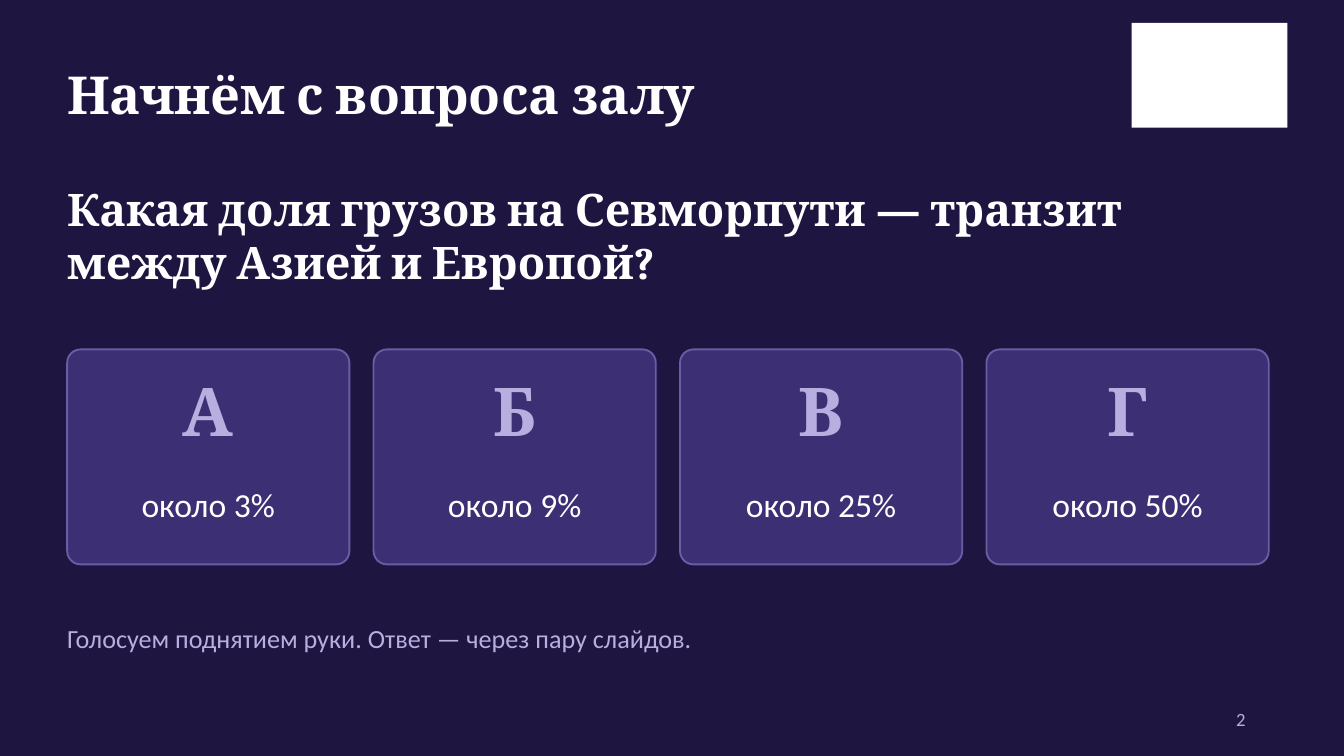
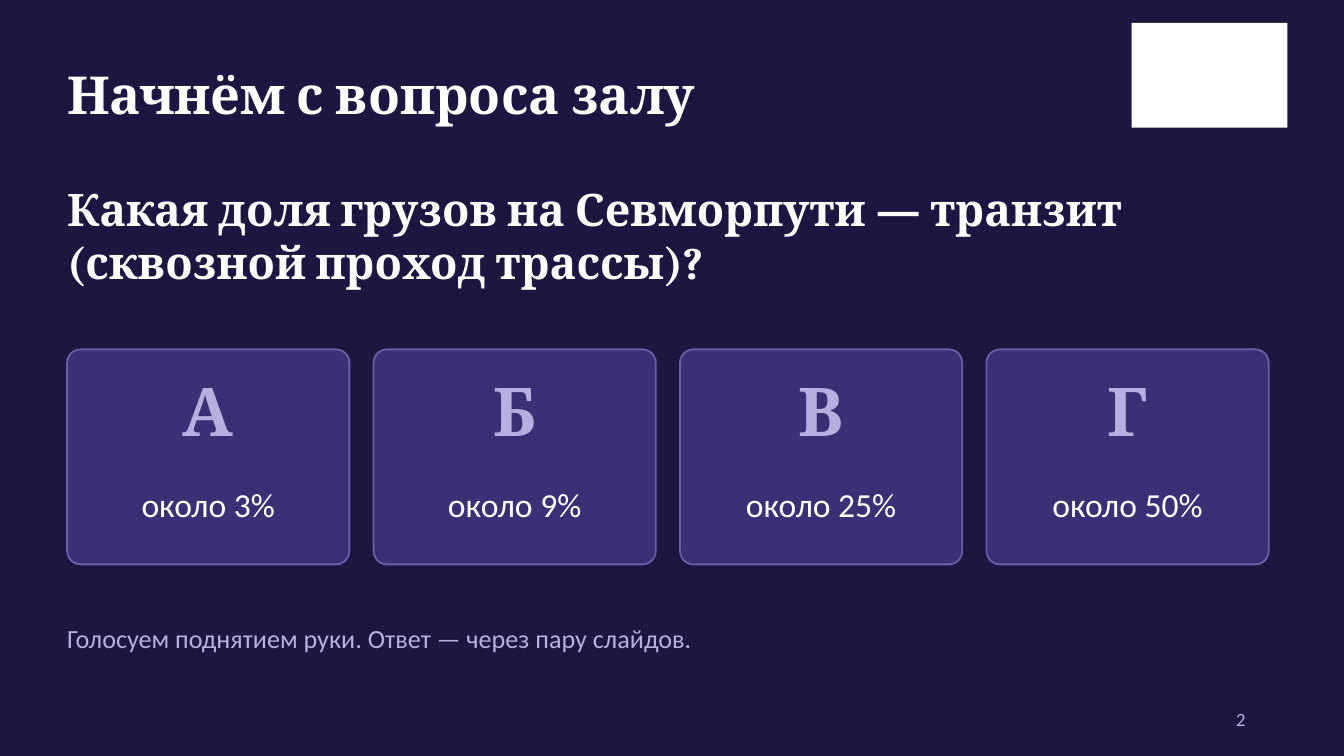
Before and after one commit to Mike-Pits/Arctic_presentation_2026_10_20, a slide deck: slide 2 of Arktika_dengi_i_bezopasnost.pptx. Drawn at 1344x756 pixels with LibreOffice and Linux fonts; fonts in the diff are those of the drawing; background and template pictures are left out. Boxes give left, top, right and bottom in pixels: in the first picture for what was removed or moved away, otherwise in the second. Text is boxed around its words. In the diff, an @@ line names an element or a change of style, - is before the commit and + after.

```diff
--- a/Arktika_dengi_i_bezopasnost.pptx
+++ b/Arktika_dengi_i_bezopasnost.pptx
@@ text at (x1=67, y1=193, x2=1122, y2=290): text changed @@
-Какая доля грузов на Севморпути — транзит между Азией и Европой?
+Какая доля грузов на Севморпути — транзит (сквозной проход трассы)?
```
Also in this commit, not shown: 7 other slides changed, 3 other files.
